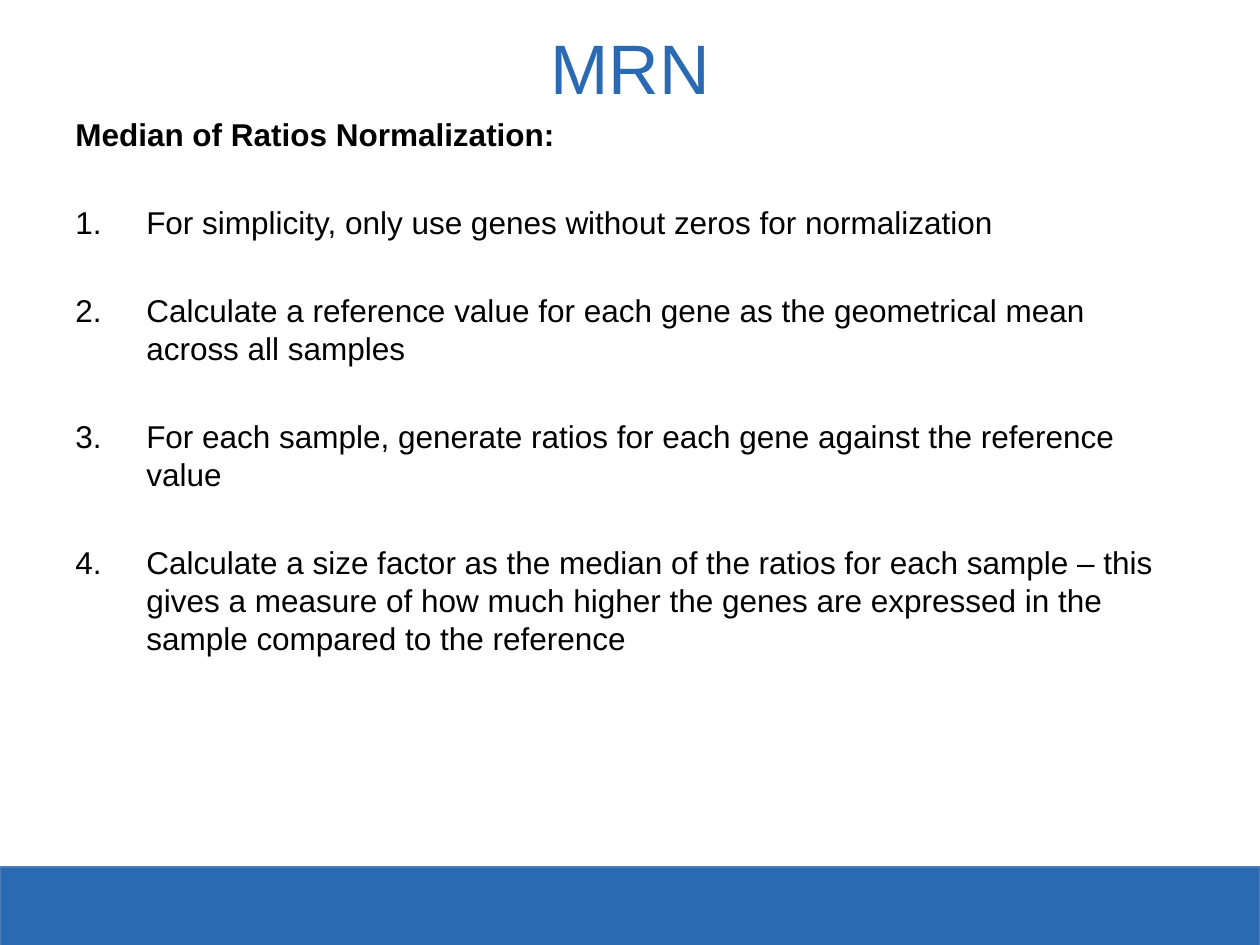
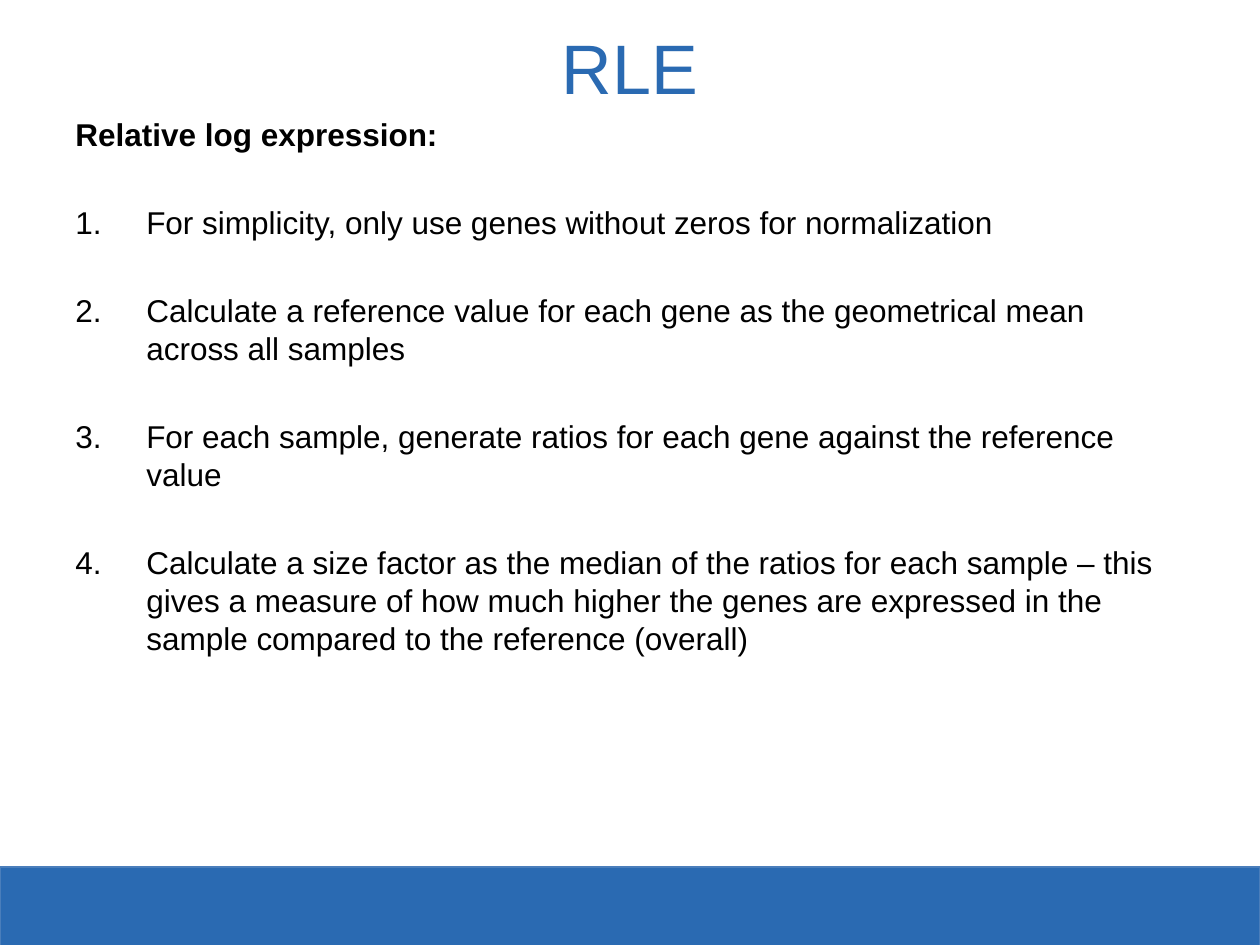
Before and after one commit to SysBioChalmers/KMG060-Systems-Biology-course, a slide deck: slide 21 of Exercise1_RNAseq_Analysis/KMG060-Exercise1.pptx. Drawn at 1260x945 pixels with LibreOffice and Linux fonts; fonts in the diff are those of the drawing; background and template pictures are left out. Boxes give left, top, right and bottom in pixels: in the first picture for what was removed or moved away, otherwise in the second. Text is boxed around its words. In the diff, an @@ line names an element or a change of style, - is before the commit and + after.

Commit message:
fix: correct normalization in slides

```diff
--- a/Exercise1_RNAseq_Analysis/KMG060-Exercise1.pptx
+++ b/Exercise1_RNAseq_Analysis/KMG060-Exercise1.pptx
@@ title at (x1=562, y1=46, x2=698, y2=94): text changed @@
-MRN
+RLE
@@ text at (x1=75, y1=123, x2=438, y2=152): text changed @@
-Median of Ratios Normalization:
+Relative log expression:
@@ text at (x1=146, y1=551, x2=1152, y2=656): text changed @@
-4. Calculate a size factor as the median of the ratios for each sample – this gives a measure of how much higher the genes are expressed in the sample compared to the reference
+4. Calculate a size factor as the median of the ratios for each sample – this gives a measure of how much higher the genes are expressed in the sample compared to the reference (overall)
```
Also in this commit, not shown: 13 other slides changed, 1 slide removed.
